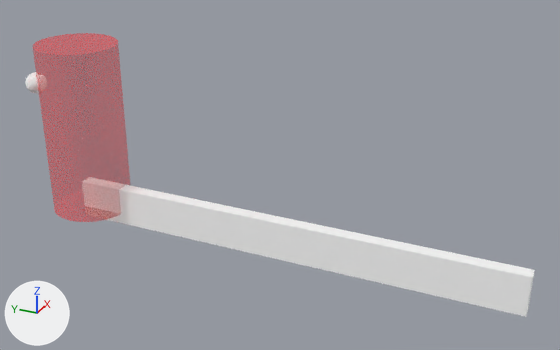
Before and after pictures for a commit that changed the glTF model assets/trenchbroom/models/BossRoulette.glb.
Camera for both pictures: a camera (50 mm lens) standing at (-45.6, -37.2, 21.8) and looking at (0.3, -16.6, -1.2). The lights are fixed; the arrows at lower left show +X, +Y and +Z. The first picture is the older version. Where no turn or scale is listed for an object, it has been applied to the vertices.

Script lines for the objects in view, before the commit:
```python
me_mesh_0 = bpy.data.meshes.new('Mesh_0')
me_mesh_0.from_pydata(...)  # 392 vertices, 768 faces; spans x -3.1..3.1, y -3.1..3.1, z -6.7..6.7
me_mesh_0.materials.append(mat_material_0)  # red #ff0000
me_mesh_3 = bpy.data.meshes.new('Mesh_3')
me_mesh_3.from_pydata(...)  # a box spanning x -17.5..17.5, y -0.5..0.5, z -1.5..1.5
me_mesh_3.materials.append(mat_material_3)  # white #ffffff
ob_debugmesh = bpy.data.objects.new('DebugMesh', me_mesh_0)
ob_debugmesh.location = (0.0, 0.0, -0.05)
ob_meshinstance3d2 = bpy.data.objects.new('MeshInstance3D2', me_mesh_3)
ob_meshinstance3d2.parent = ob_hurtbox
ob_meshinstance3d2.location = (17.0, 0.0, 0.0)
```
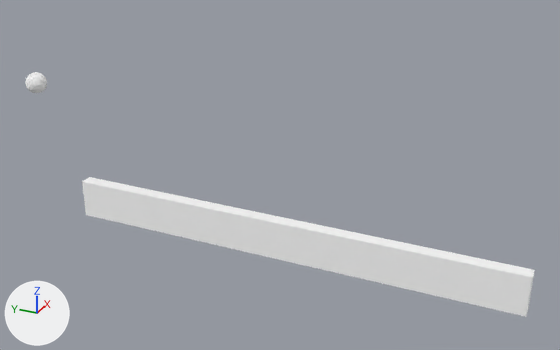
The change in detail:
Object 'DebugMesh' (ob_debugmesh) is deleted.

Pixel boxes (x1, y1, x2, y2) of what changed, in the pictures (560 x 350 px):
'DebugMesh', deleted
    before: (32, 33, 131, 222)
